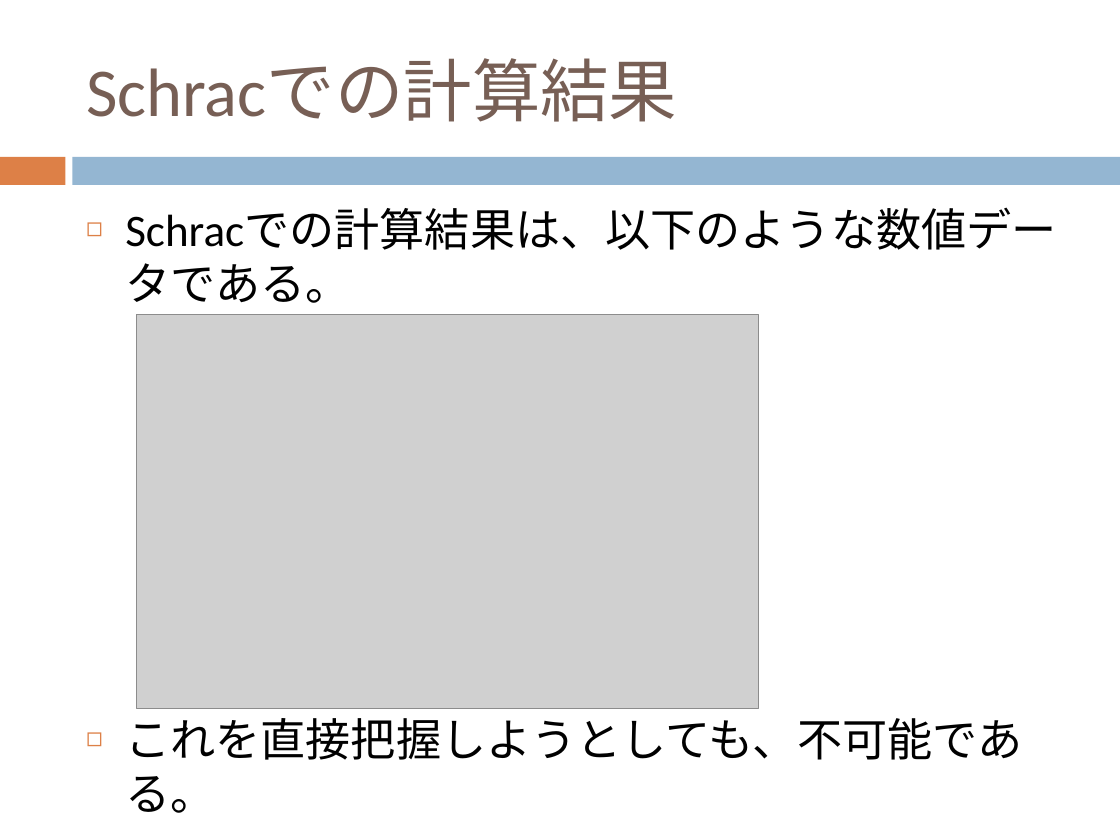
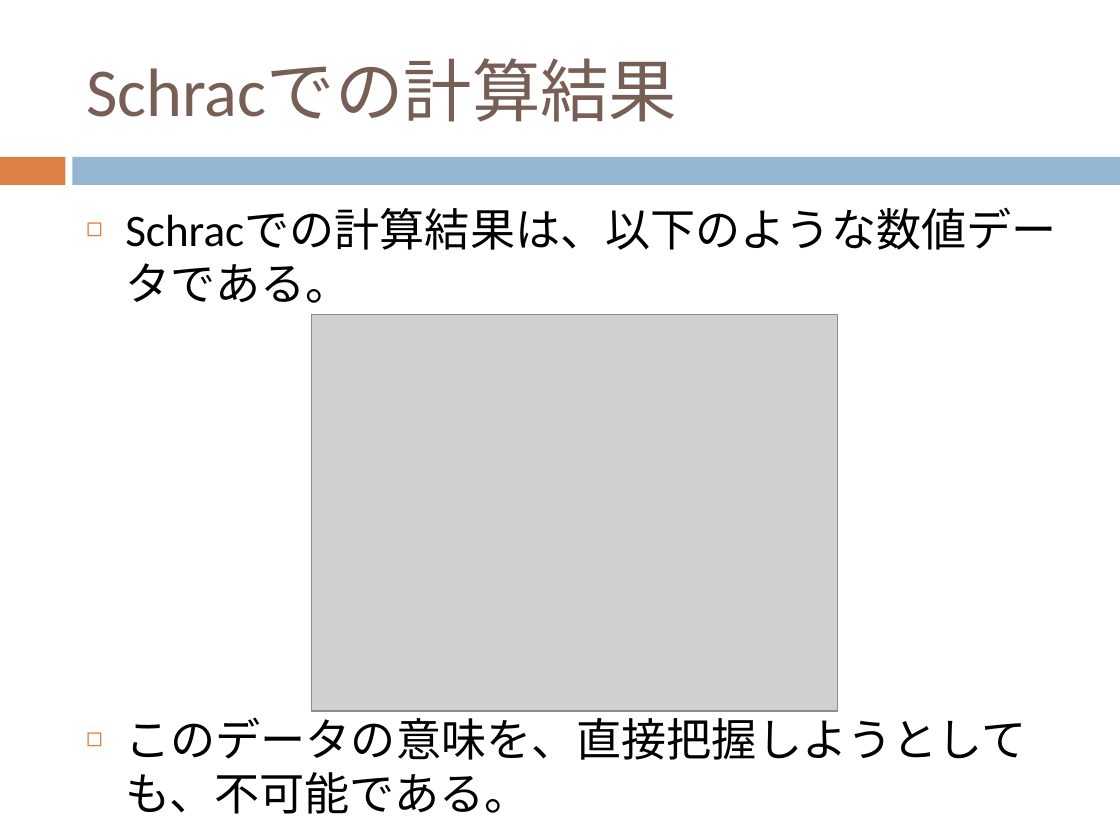
Before and after one commit to dc1394/fukui_sono3, a slide deck: slide 4 of 福井技術者の集い その3 発表資料スライド.pptx. Drawn at 1120x840 pixels with LibreOffice and Linux fonts; fonts in the diff are those of the drawing; grey boxes stand for pictures. Boxes give left, top, right and bottom in pixels: in the first picture for what was removed or moved away, otherwise in the second. Text is boxed around its words. In the diff, an @@ line names an element or a change of style, - is before the commit and + after.

```diff
--- a/福井技術者の集い その3 発表資料スライド.pptx
+++ b/福井技術者の集い その3 発表資料スライド.pptx
@@ picture resized from (x1=137, y1=315, x2=758, y2=709) to (x1=311, y1=315, x2=837, y2=711) @@
@@ text at (x1=125, y1=710, x2=1026, y2=814): text changed @@
-◻ これを直接把握しようとしても、不可能である。
+◻ このデータの意味を、直接把握しようとしても、不可能である。
```
Also in this commit, not shown: 1 other slide changed, 6 slides added, 4 other files.
